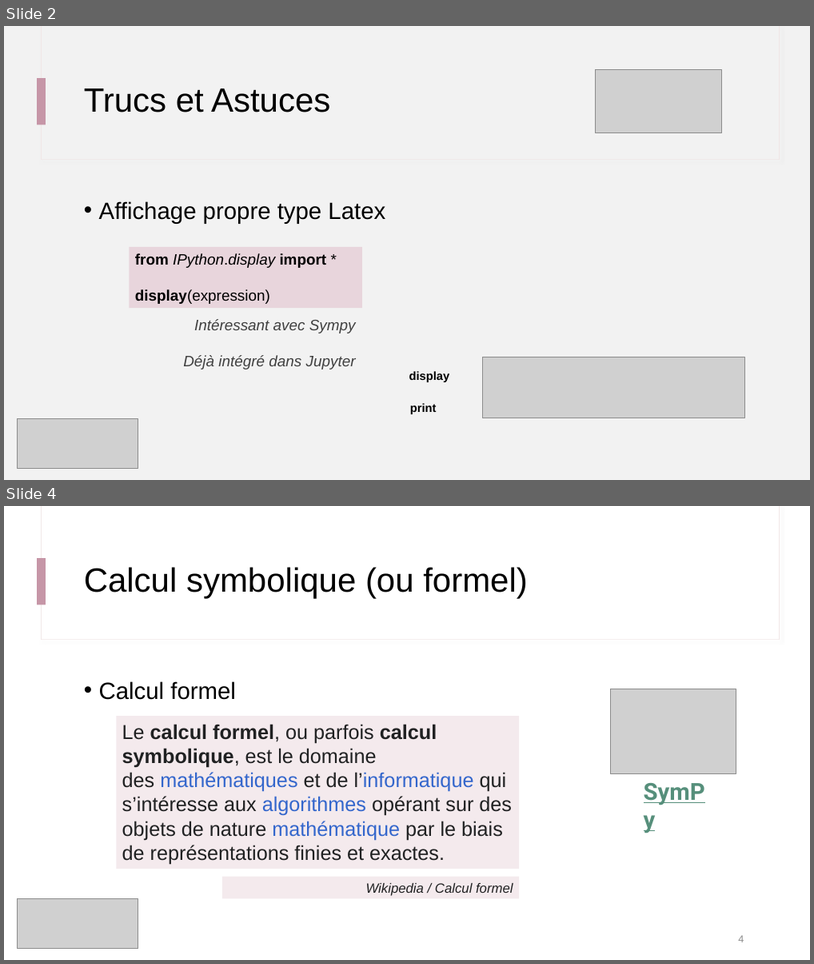
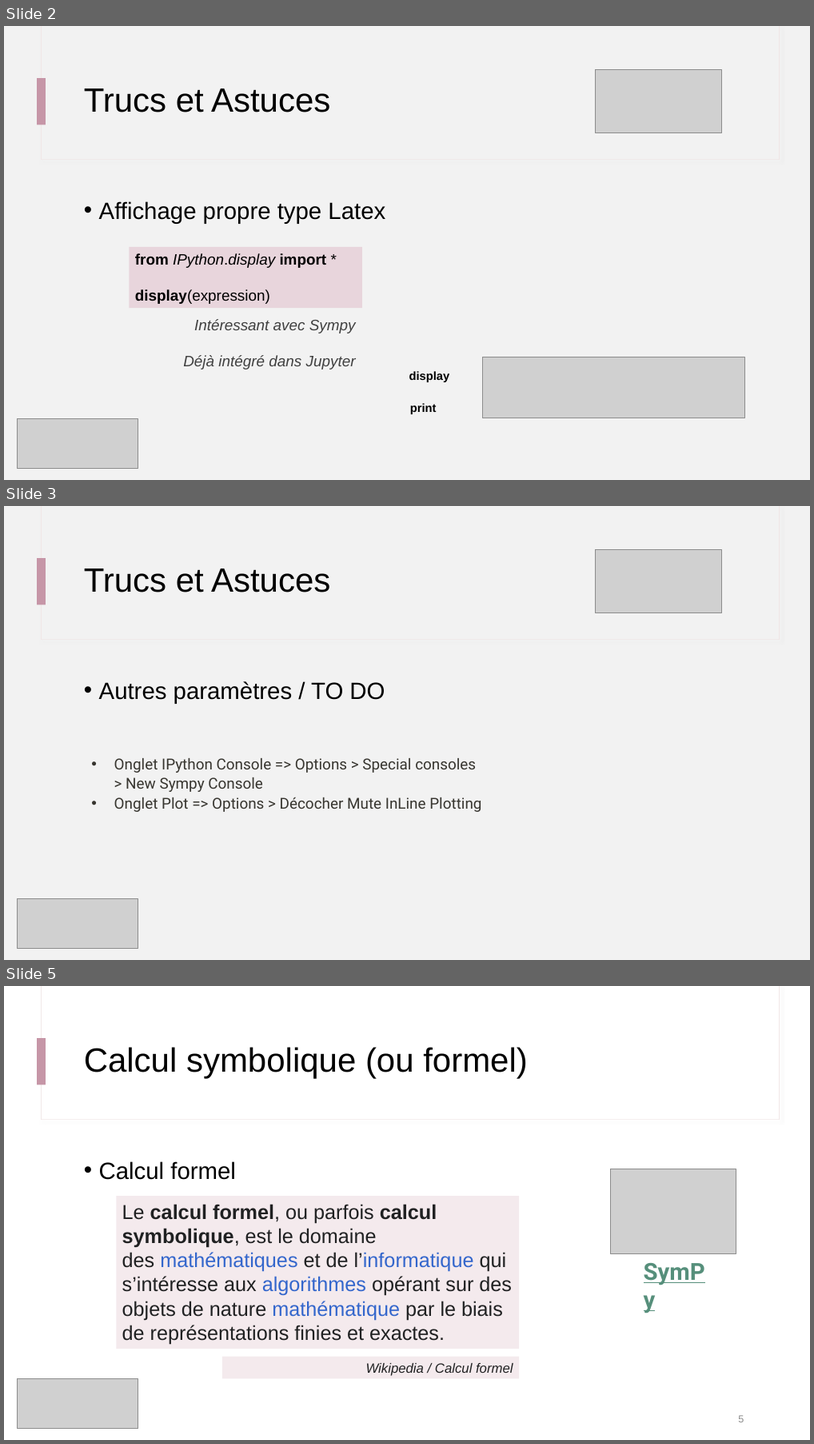
Before and after one commit to IOGS-Digital-Methods/semester-5, a slide deck: ONIP/onip_b1_methodes_numeriques/seance2_equation_diff/B1_s2_1_Approche_Symbolique.pptx. Shown one above the other, each under a label of ours: slides 2 and 4 before the commit, slides 2, 3 and 5 after it; the slides between them are not shown. The pictures are 814x964 and 814x1444 pixels, drawn with LibreOffice and Linux fonts; fonts in the diff are those of the drawing; grey boxes stand for pictures. Boxes give left, top, right and bottom in pixels: in the first picture for what was removed or moved away, otherwise in the second. Text is boxed around its words. In the diff, an @@ line names an element or a change of style, - is before the commit and + after.

```diff
--- a/ONIP/onip_b1_methodes_numeriques/seance2_equation_diff/B1_s2_1_Approche_Symbolique.pptx
+++ b/ONIP/onip_b1_methodes_numeriques/seance2_equation_diff/B1_s2_1_Approche_Symbolique.pptx
@@ slide 3 added at box(4, 506, 810, 960), background #F2F2F2; not listed: 3 template elements that a slide beside it also shows @@
@@ picture added at box(596, 549, 722, 613) @@
@@ title added at box(84, 568, 330, 592), 40 pt, text #000000 @@
+Trucs et Astuces
@@ text added at box(99, 681, 385, 704), 28 pt, text #000000 @@
+• Autres paramètres / TO DO
@@ text added at box(114, 758, 482, 812), 18 pt, text #37352F @@
+• Onglet IPython Console => Options > Special consoles > New Sympy Console
+• Onglet Plot => Options > Décocher Mute InLine Plotting
@@ picture added at box(18, 899, 138, 948) @@
@@ what was slide 4 is now slide 5 @@
@@ page number at box(738, 1415, 744, 1422): text changed @@
-4
+5
```
Also in this commit, not shown: 5 other files.
